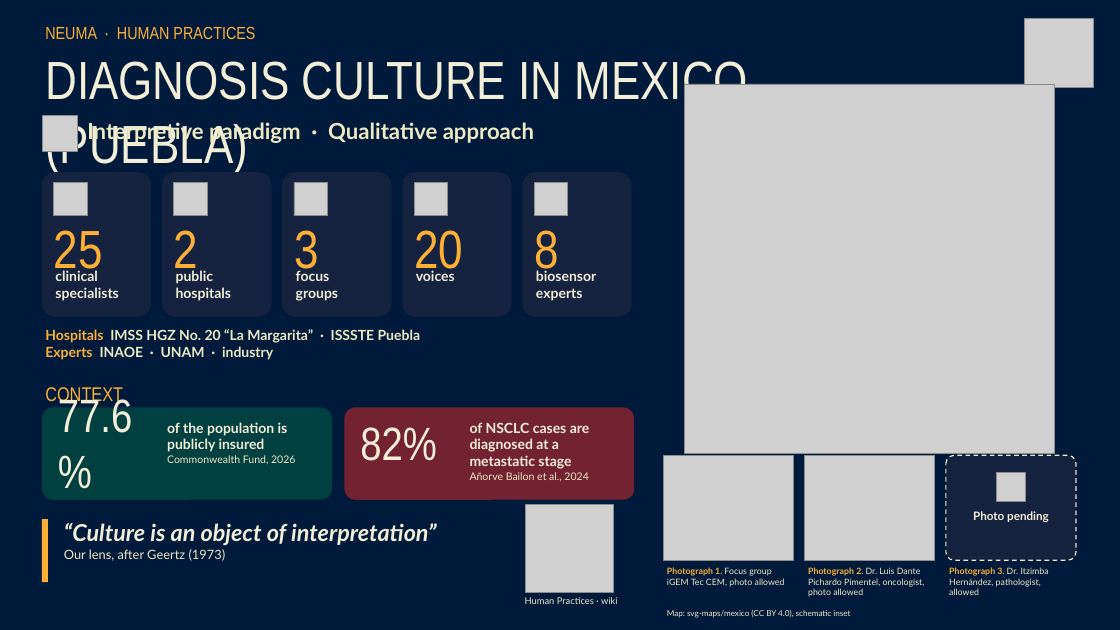
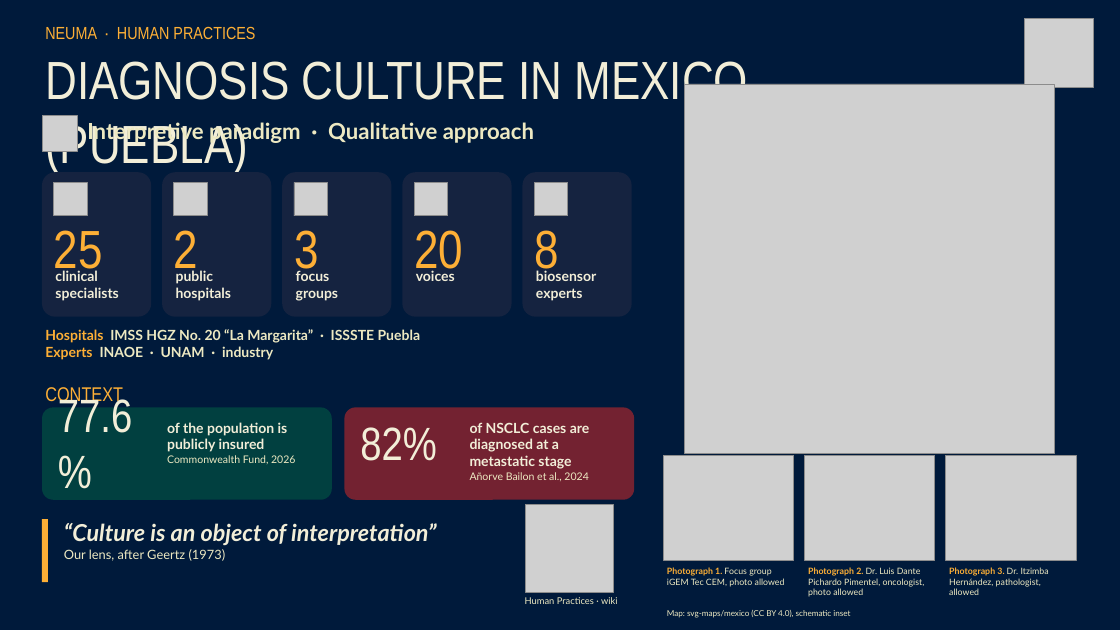
Before and after one commit to mariamonhaapp/iGEM-Visuals, a slide deck: slide 1 of presentacion/NEUMA_HP.pptx. Drawn at 1120x630 pixels with LibreOffice and Linux fonts; fonts in the diff are those of the drawing; grey boxes stand for pictures. Boxes give left, top, right and bottom in pixels: in the first picture for what was removed or moved away, otherwise in the second. Text is boxed around its words. In the diff, an @@ line names an element or a change of style, - is before the commit and + after.

```diff
--- a/presentacion/NEUMA_HP.pptx
+++ b/presentacion/NEUMA_HP.pptx
@@ rounded rectangle removed at [946, 455, 1076, 560] @@
@@ picture added at [946, 455, 1076, 560] @@
@@ picture removed at [996, 472, 1026, 502] @@
@@ text removed at [973, 511, 1049, 522] @@
-Photo pending
```
Also in this commit, not shown: 3 other files.
